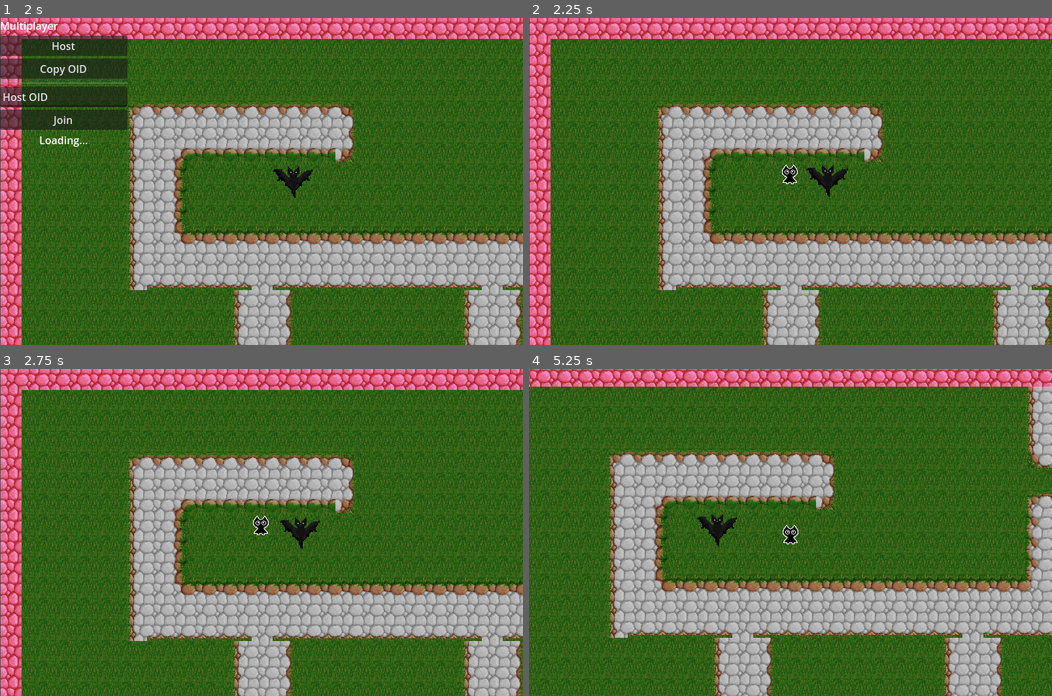
Above: before the commit, frames 1-4 (two rows, left to right).
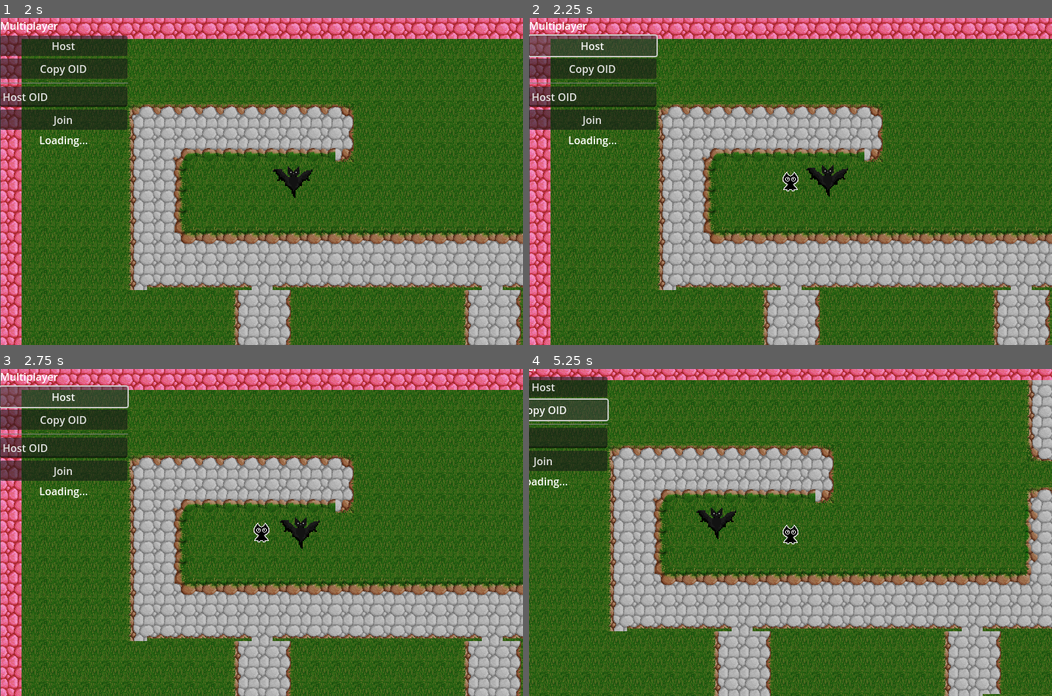
Above: after the commit, the same moments.

Repository: royalcaster/split-souls
Game: Godot game, scene res://scenes/ui/MainMenu.tscn
Same seed, same stepped clock (60 frames per second), same inputs: the game is played once before the commit and once after it.
Inputs (mouse positions are in pixels of both pictures, inside the frame that each line leads up to):
- Up to frame 1 (2 s): click "Play" at 0.5 s; click "Play" at 1.25 s
- Up to frame 2 (2.25 s): click "Host" at 2 s
- Up to frame 3 (2.75 s): no input
- Up to frame 4 (5.25 s): click (591, 470) at 2.75 s, where only the run after the commit has a clickable "Join"; click (591, 421) at 3.5 s, where only the run after the commit has a clickable "Copy OID"; hold Right (move_right) 4.28-5.03 s; hold S (move_down) from 5.03 s (still down)

Frame 1 is identical in both runs. In frame 2, 6.2% of the frame differs, in the area x 0-52%, y 1-53%; in frame 3, 6.2%; in frame 4, 55%, in the area x 0-100%, y 0-100%.

Commit message:
added second script for local multiplayer functionality

Diff:
--- a/scenes/game/Game.tscn
+++ b/scenes/game/Game.tscn
@@ -1,6 +1,6 @@
-[gd_scene load_steps=8 format=4 uid="uid://dur7c4brk3lfn"]
+[gd_scene load_steps=9 format=4 uid="uid://dur7c4brk3lfn"]
 
-[ext_resource type="Script" uid="uid://i8ggtmu8am1a" path="res://src/Game.gd" id="1_klkup"]
+[ext_resource type="Script" uid="uid://dcgeiwsr6pwq6" path="res://src/Game_local_multiplayer.gd" id="1_lyhax"]
 [ext_resource type="PackedScene" uid="uid://b184syehau03x" path="res://scenes/player/player_1.tscn" id="2_7qcb4"]
 [ext_resource type="Texture2D" uid="uid://ce7fx7e0blrxk" path="res://assets/tiles/test_tiles.png" id="3_7qcb4"]
 [ext_resource type="PackedScene" uid="uid://byixxiqjq0w47" path="res://scenes/enemies/enemie_bat.tscn" id="3_vrspl"]
@@ -2392,7 +2392,7 @@
 sources/0 = SubResource("TileSetAtlasSource_lyhax")
 
 [node name="Game" type="Node2D"]
-script = ExtResource("1_klkup")
+script = ExtResource("1_lyhax")
 player_scene = ExtResource("2_7qcb4")
 
 [node name="MapContainer" type="Container" parent="."]
--- /dev/null
+++ b/src/Game_local_multiplayer.gd
@@ -0,0 +1,49 @@
+extends Node2D
+
+@export var player_scene: PackedScene
+var peer = ENetMultiplayerPeer.new()
+var player_inputs = {} # Dictionary of {peer_id: input_vector}
+var shared_player: CharacterBody2D
+
+
+func _ready():
+	multiplayer.peer_connected.connect(_on_peer_connected)
+	multiplayer.peer_disconnected.connect(_on_peer_disconnected)
+
+func _on_host_pressed():
+	peer.create_server(4455)
+	multiplayer.multiplayer_peer = peer
+	_on_peer_connected(multiplayer.get_unique_id()) # Add host manually
+
+func _on_join_pressed():
+	peer.create_client("127.0.0.1", 4455) # Use actual host IP
+	multiplayer.multiplayer_peer = peer
+
+func _on_peer_connected(peer_id: int):
+	player_inputs[peer_id] = Vector2.ZERO
+	if multiplayer.is_server() and shared_player == null:
+		shared_player = player_scene.instantiate()
+		shared_player.position = Vector2(400, 250) # set spawn position
+		shared_player.name = "SharedPlayer"
+		add_child(shared_player)
+		shared_player.controller = self
+		shared_player.set_multiplayer_authority(1) # Host is the authority
+
+func _on_peer_disconnected(peer_id: int):
+	player_inputs.erase(peer_id)
+
+func _process(_delta):
+	if multiplayer.has_multiplayer_peer():
+		var local_input = Input.get_vector("move_left", "move_right", "move_up", "move_down")
+		update_input.rpc(local_input)
+
+@rpc("any_peer", "call_local", "reliable")
+func update_input(input_vector: Vector2):
+	var sender_id = multiplayer.get_remote_sender_id()
+	player_inputs[sender_id] = input_vector
+
+func get_combined_input() -> Vector2:
+	var combined = Vector2.ZERO
+	for input in player_inputs.values():
+		combined += input
+	return combined.normalized() if combined.length() > 1.0 else combined
Not shown, added: src/Game_local_multiplayer.gd.uid
Not shown, changed: README.md
